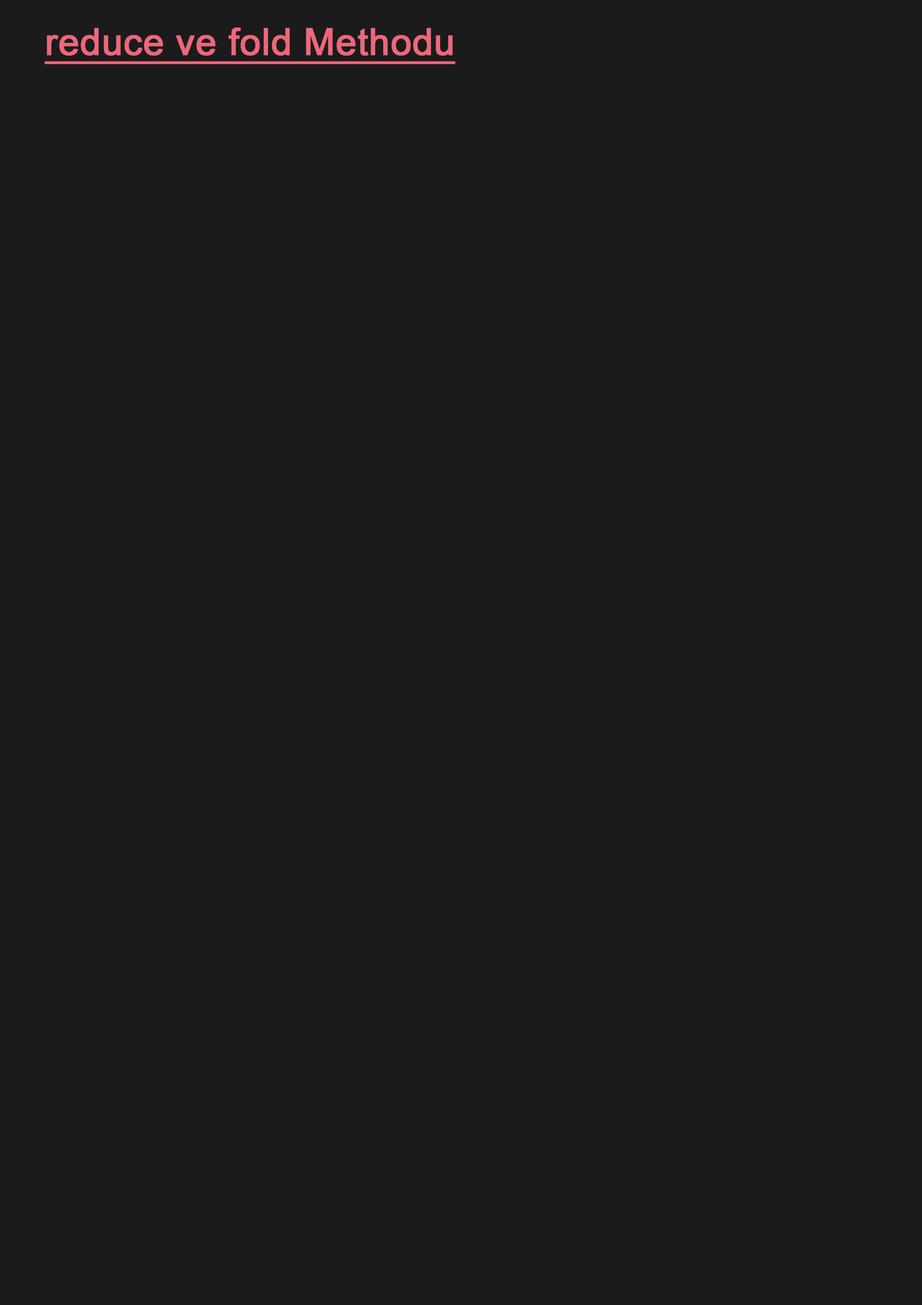
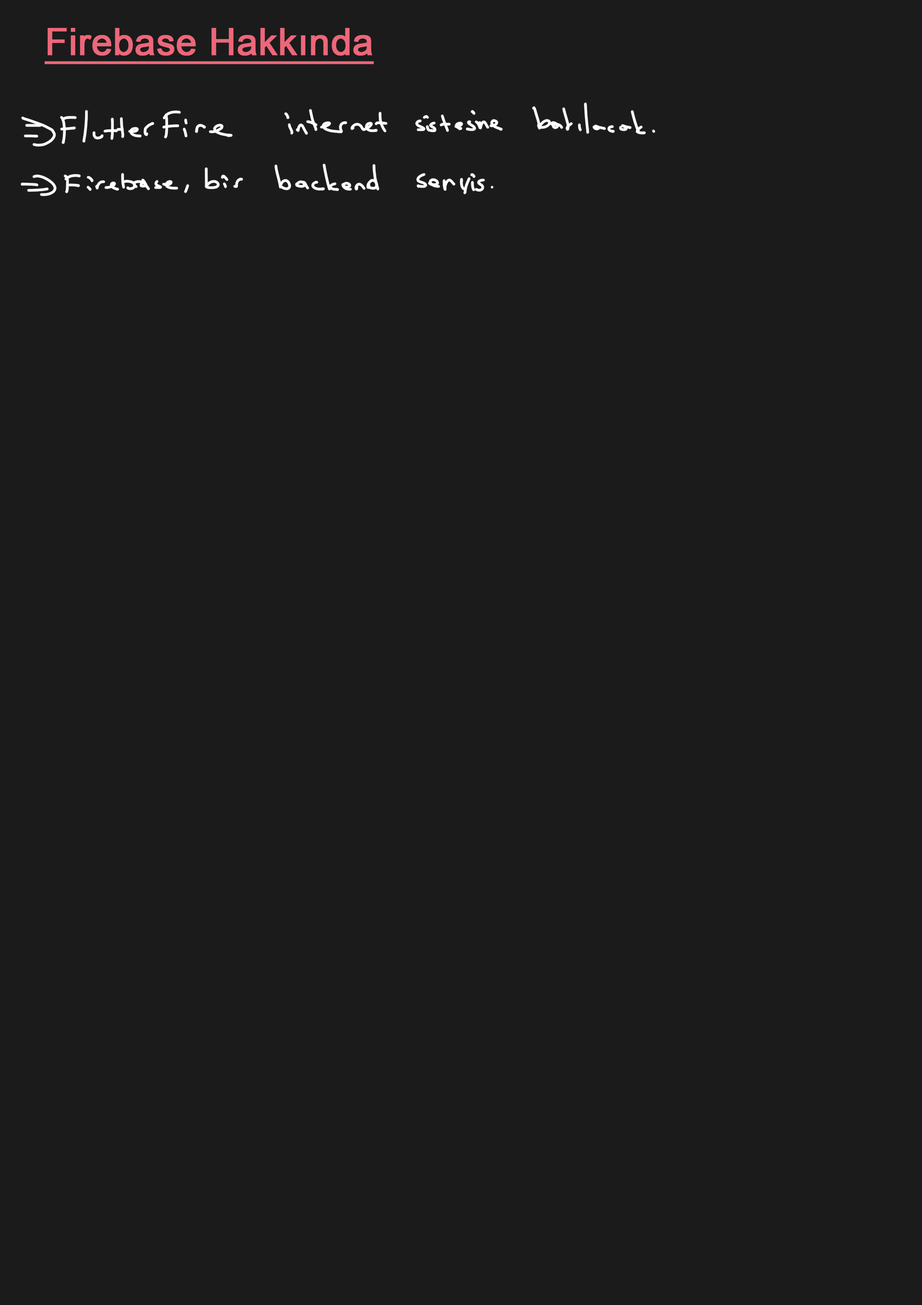
Layer changes from the first (922, 1305) image to the second:
renamed "reduce ve fold Methodu" to "Firebase Hakkında", painted on it over <box>46,27,456,65</box>
painted on "Arka Plan" over <box>20,101,656,197</box>
